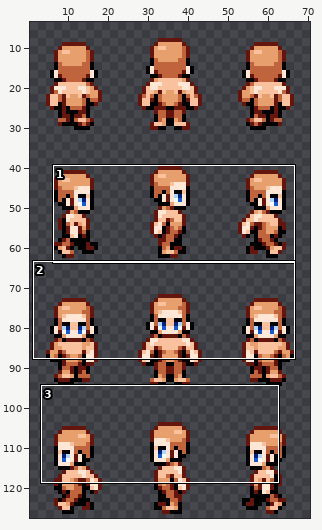
Sprite sheet: spriteData/10/adult/11.gif. Above, an overview of the earlier version with the close-up marked.
Close-up. Old version:
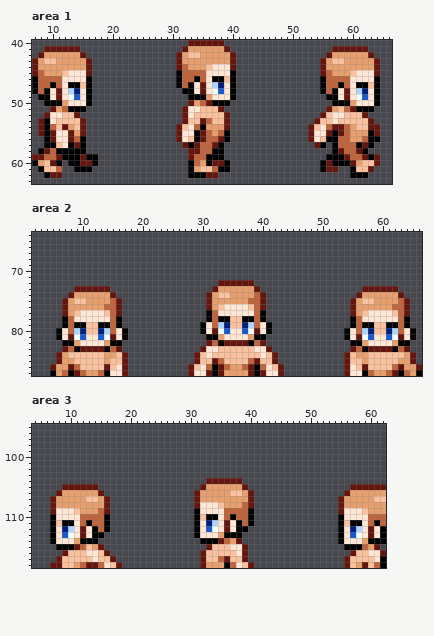
The file is 72x128 pixels. Shown: area 1: x 7..66, y 40..63; area 2: x 2..66, y 64..87; area 3: x 4..62, y 95..118. The wide view leaves out empty margins.
Now the later version:
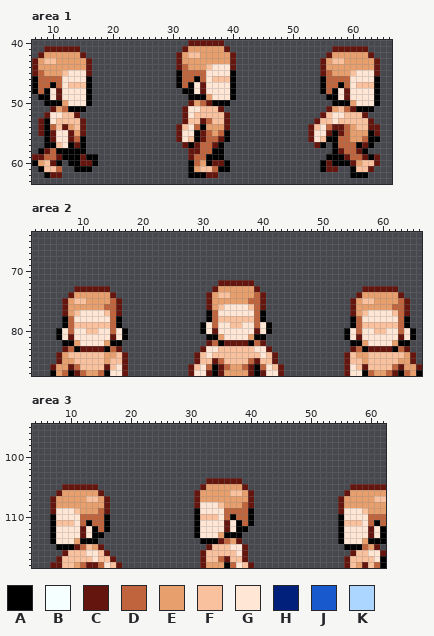
Palette (. is transparent): A #000000  B #f6ffff  C #64150e  D #bf643d  E #e7a06d  F #f9c19d  G #ffe6d5  H #00207b  J #185acd  K #acd5ff
Diff:
{"where": "area 1"}
{"y":46,"x":37,"old":"AA","new":"FF"}
{"y":47,"x":13,"old":"AA","new":"FF"}
{"y":47,"x":37,"old":"KH","new":"GG"}
{"y":47,"x":61,"old":"AA","new":"FF"}
{"y":48,"x":13,"old":"KH","new":"GG"}
{"y":48,"x":37,"old":"BJ","new":"GG"}
{"y":48,"x":61,"old":"KH","new":"GG"}
{"y":49,"x":13,"old":"BJ","new":"GG"}
{"y":49,"x":61,"old":"BJ","new":"GG"}
{"where": "area 2"}
{"y":78,"x":33,"old":"AA","new":"FF"}
{"y":78,"x":37,"old":"AA","new":"FF"}
{"y":79,"x":9,"old":"AA","new":"FF"}
{"y":79,"x":13,"old":"AA","new":"FF"}
{"y":79,"x":33,"old":"KH","new":"GG"}
{"y":79,"x":37,"old":"HK","new":"GG"}
{"y":79,"x":57,"old":"AA","new":"FF"}
{"y":79,"x":61,"old":"AA","new":"FF"}
{"y":80,"x":9,"old":"KH","new":"GG"}
{"y":80,"x":13,"old":"HK","new":"GG"}
{"y":80,"x":33,"old":"BJ","new":"GG"}
{"y":80,"x":37,"old":"JB","new":"GG"}
{"y":80,"x":57,"old":"KH","new":"GG"}
{"y":80,"x":61,"old":"HK","new":"GG"}
{"y":81,"x":9,"old":"BJ","new":"GG"}
{"y":81,"x":13,"old":"JB","new":"GG"}
{"y":81,"x":57,"old":"BJ","new":"GG"}
{"y":81,"x":61,"old":"JB","new":"GG"}
{"where": "area 3"}
{"y":110,"x":33,"old":"AA","new":"FF"}
{"y":111,"x":9,"old":"AA","new":"FF"}
{"y":111,"x":33,"old":"HK","new":"GG"}
{"y":111,"x":57,"old":"AA","new":"FF"}
{"y":112,"x":9,"old":"HK","new":"GG"}
{"y":112,"x":33,"old":"JB","new":"GG"}
{"y":112,"x":57,"old":"HK","new":"GG"}
{"y":113,"x":9,"old":"JB","new":"GG"}
{"y":113,"x":57,"old":"JB","new":"GG"}
